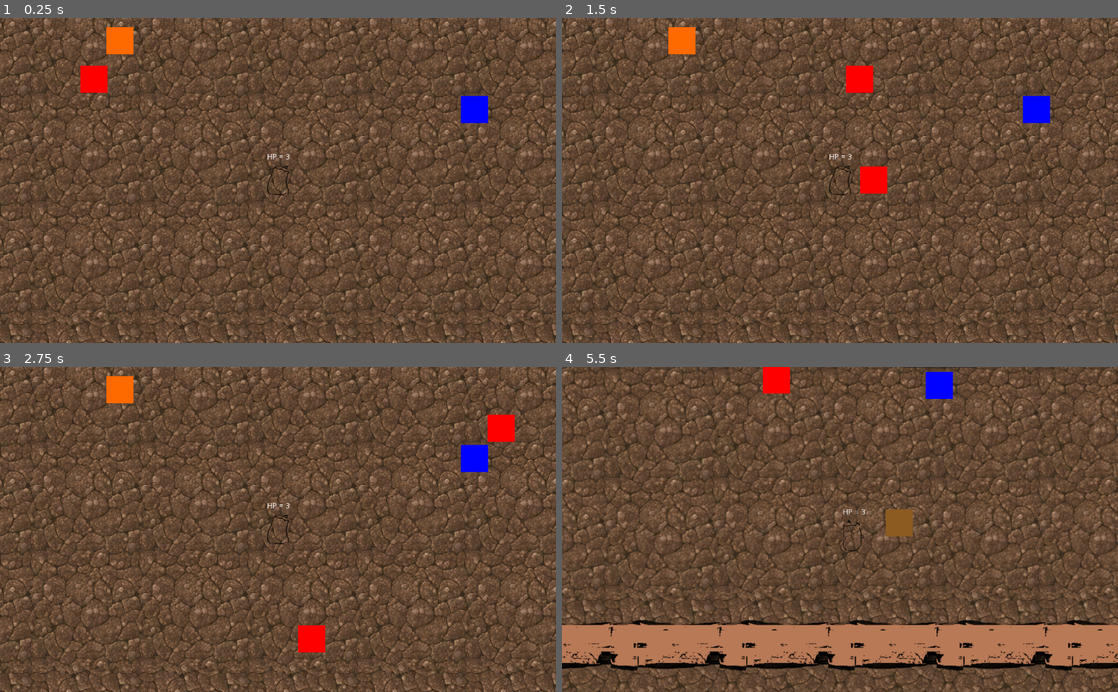
Above: before the commit, frames 1-4 (two rows, left to right).
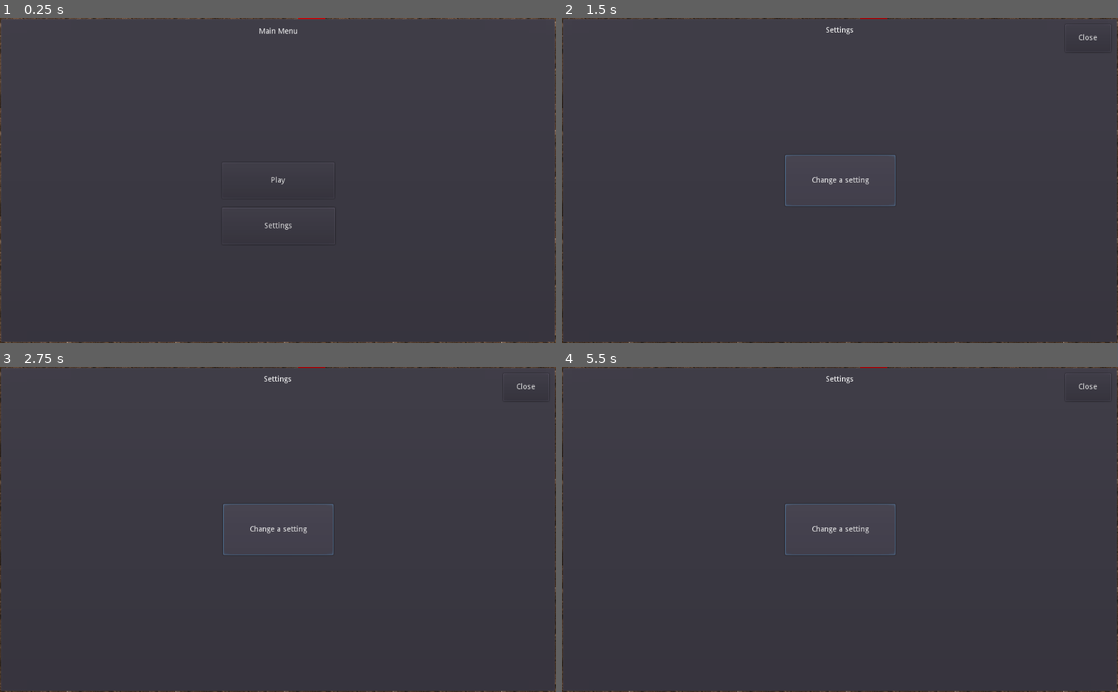
Above: after the commit, the same moments.

Repository: freejelliott/ldjam52
Game: Godot game, scene res://Game.tscn
The game is run twice, just before and just after one commit, with the same random seed, the same clock (stepped at 60 frames per second) and the same inputs.
Inputs (mouse positions are in pixels of both pictures, inside the frame that each line leads up to):
- Up to frame 1 (0.25 s): no input
- Up to frame 2 (1.5 s): click (840, 226) at 0.5 s, where only the run after the commit has a clickable "Settings"; click (840, 180) at 1.25 s, where only the run after the commit has a clickable "Change a setting"
- Up to frame 3 (2.75 s): click (278, 529) at 2 s, where only the run after the commit has a clickable "Play"
- Up to frame 4 (5.5 s): click (840, 529) at 2.75 s, where only the run after the commit has a clickable "Play"; hold D (move_right) 3.53-4.28 s; hold S (move_down) 4.28-5.03 s; hold D (move_right) from 5.03 s (still down)

The runs differ from the first frame. In frame 1, 96% of the frame differs, in the area x 0-100%, y 0-100%; in frame 2, 97%; in frame 3, 97%; in frame 4, 97%.

Commit message:
Menus.

Diff:
--- a/Field.gd
+++ b/Field.gd
@@ -1,14 +1,9 @@
 extends TileMap
 
-
-# Declare member variables here. Examples:
-# var a = 2
-# var b = "text"
 
 var width = 10
 var height = 5
 
-# Called when the node enters the scene tree for the first time.
 func _ready():
     self.cell_size = self.tile_set.tile_get_texture(0).get_size()
     var tile_idx
@@ -20,7 +15,3 @@
             if j == 0 or j == height-1:
                 tile_idx = 2
             self.set_cell(i, j, tile_idx)
-
-# Called every frame. 'delta' is the elapsed time since the previous frame.
-#func _process(delta):
-#    pass
--- a/Game.gd
+++ b/Game.gd
@@ -2,15 +2,16 @@
 
 var Vegetable = preload('res://vegetable/Vegetable.tscn')
 
-
-# Declare member variables here. Examples:
-# var a: int = 2
-# var b: String = "text"
-
 var spawn_start : Vector2
 var spawn_end : Vector2
 
-onready var field = $Field
+onready var main_menu = $Menus/MainMenu
+onready var settings = $Menus/Settings
+onready var game_over = $Menus/GameOver
+
+onready var play_screen = $PlayScreen
+onready var field = $PlayScreen/Field
+onready var hud = $PlayScreen/HUD
 
 # Called when the node enters the scene tree for the first time.
 func _ready() -> void:
@@ -19,15 +20,21 @@
     spawn_end.x = (field.width - 1) * field.cell_size.x
     spawn_end.y = (field.height - 1) * field.cell_size.y
 
+    PlayerStats.connect("no_health", self, "end_game")
 
-# Called every frame. 'delta' is the elapsed time since the previous frame.
-#func _process(delta: float) -> void:
-#    pass
-
+    play_screen.get_tree().paused = true
+    hud.visible = false
+    main_menu.visible = true
 
 func _physics_process(delta: float) -> void:
     #TODO: spawn enemies
     pass
+
+func end_game() -> void:
+    play_screen.get_tree().paused = true
+    hud.visible = false
+    game_over.visible = true
+    #TODO: show the reason for game over and the score
 
 
 func _on_VegetableSpawnTimer_timeout() -> void:
@@ -37,3 +44,36 @@
     new_vegetable.position.x = rand_range(spawn_start.x, spawn_end.x)
     new_vegetable.position.y = rand_range(spawn_start.y, spawn_end.y)
     add_child(new_vegetable)
+
+
+func _on_MainMenu_start_game() -> void:
+    print('start game')
+    main_menu.visible = false
+    play_screen.get_tree().paused = false
+    hud.visible = true
+
+
+func _on_GameOver_restart_game() -> void:
+    get_tree().reload_current_scene()
+    PlayerStats.reset()
+
+
+func _on_Settings_close_settings() -> void:
+    settings.visible = false
+    if !main_menu.visible:
+        play_screen.get_tree().paused = false
+        hud.visible = true
+
+
+func _on_Settings_open_settings() -> void:
+    if game_over.visible or main_menu.visible:
+        return
+    settings.visible = true
+    play_screen.get_tree().paused = true
+    hud.visible = false
+
+
+func _on_MainMenu_open_settings() -> void:
+    settings.visible = true
+    play_screen.get_tree().paused = true
+    hud.visible = false
--- a/Game.tscn
+++ b/Game.tscn
@@ -1,6 +1,7 @@
-[gd_scene load_steps=13 format=2]
+[gd_scene load_steps=17 format=2]
 
 [ext_resource path="res://player/Player.tscn" type="PackedScene" id=1]
+[ext_resource path="res://healthSystem/HealthUI.tscn" type="PackedScene" id=2]
 [ext_resource path="res://den/Den.tscn" type="PackedScene" id=3]
 [ext_resource path="res://harvester/Harvester.tscn" type="PackedScene" id=4]
 [ext_resource path="res://hunter/Hunter.tscn" type="PackedScene" id=5]
@@ -9,6 +10,9 @@
 [ext_resource path="res://Field.gd" type="Script" id=8]
 [ext_resource path="res://dirt_fence2.png" type="Texture" id=9]
 [ext_resource path="res://dirt_fence.png" type="Texture" id=10]
+[ext_resource path="res://menus/Settings.tscn" type="PackedScene" id=11]
+[ext_resource path="res://menus/MainMenu.tscn" type="PackedScene" id=12]
+[ext_resource path="res://menus/GameOver.tscn" type="PackedScene" id=13]
 
 [sub_resource type="ConvexPolygonShape2D" id=2]
 points = PoolVector2Array( 140, 200, 60, 200, 60, 0, 140, 0 )
@@ -77,35 +81,61 @@
 [node name="Game" type="Node2D"]
 script = ExtResource( 6 )
 
-[node name="Field" type="TileMap" parent="."]
+[node name="Menus" type="CanvasLayer" parent="."]
+
+[node name="MainMenu" parent="Menus" instance=ExtResource( 12 )]
+pause_mode = 2
+visible = false
+
+[node name="GameOver" parent="Menus" instance=ExtResource( 13 )]
+pause_mode = 2
+visible = false
+
+[node name="Settings" parent="Menus" instance=ExtResource( 11 )]
+pause_mode = 2
+visible = false
+
+[node name="PlayScreen" type="Node2D" parent="."]
+
+[node name="Field" type="TileMap" parent="PlayScreen"]
 tile_set = SubResource( 1 )
 show_collision = true
 collision_layer = 16
 format = 1
 script = ExtResource( 8 )
 
-[node name="Player" parent="." instance=ExtResource( 1 )]
+[node name="Player" parent="PlayScreen" instance=ExtResource( 1 )]
 position = Vector2( 843, 547 )
+speed = 300
 
-[node name="Den" parent="." instance=ExtResource( 3 )]
+[node name="Den" parent="PlayScreen" instance=ExtResource( 3 )]
 position = Vector2( 1205, 416 )
 
-[node name="Harvester" parent="." instance=ExtResource( 4 )]
+[node name="Harvester" parent="PlayScreen" instance=ExtResource( 4 )]
 position = Vector2( 429, 360 )
 player_path = NodePath("../Player")
 
-[node name="Hunter" parent="." instance=ExtResource( 5 )]
+[node name="Hunter" parent="PlayScreen" instance=ExtResource( 5 )]
 position = Vector2( 552, 289 )
 speed = 100
 player_path = NodePath("../Player")
 
-[node name="Harvester2" parent="." instance=ExtResource( 4 )]
+[node name="Harvester2" parent="PlayScreen" instance=ExtResource( 4 )]
 position = Vector2( 905, 234 )
 player_path = NodePath("../Player")
 horizontal = false
 
-[node name="VegetableSpawnTimer" type="Timer" parent="."]
+[node name="VegetableSpawnTimer" type="Timer" parent="PlayScreen"]
 wait_time = 3.0
 autostart = true
 
-[connection signal="timeout" from="VegetableSpawnTimer" to="." method="_on_VegetableSpawnTimer_timeout"]
+[node name="HUD" type="CanvasLayer" parent="PlayScreen"]
+
+[node name="HealthUI" parent="PlayScreen/HUD" instance=ExtResource( 2 )]
+
+[connection signal="open_settings" from="Menus/MainMenu" to="." method="_on_MainMenu_open_settings"]
+[connection signal="start_game" from="Menus/MainMenu" to="." method="_on_MainMenu_start_game"]
+[connection signal="restart_game" from="Menus/GameOver" to="." method="_on_GameOver_restart_game"]
+[connection signal="close_settings" from="Menus/Settings" to="." method="_on_Settings_close_settings"]
+[connection signal="open_settings" from="Menus/Settings" to="." method="_on_Settings_open_settings"]
+[connection signal="timeout" from="PlayScreen/VegetableSpawnTimer" to="." method="_on_VegetableSpawnTimer_timeout"]
--- a/den/Den.gd
+++ b/den/Den.gd
@@ -1,10 +1,6 @@
 extends Node2D
 
 var Vegetable = preload('res://vegetable/Vegetable.gd')
-
-# Declare member variables here. Examples:
-# var a: int = 2
-# var b: String = "text"
 
 onready var request_timer: Timer = $RequestTimer
 onready var new_request_timer: Timer = $NewRequestTimer
@@ -16,10 +12,8 @@
 var requested_vegetables: Dictionary = {}
 
 
-# Called when the node enters the scene tree for the first time.
 func _ready() -> void:
     control.visible = false
-    pass # Replace with function body.
 
 
 func _process(delta: float) -> void:
--- a/harvester/Harvester.gd
+++ b/harvester/Harvester.gd
@@ -1,9 +1,4 @@
 extends KinematicBody2D
-
-
-# Declare member variables here. Examples:
-# var a: int = 2
-# var b: String = "text"
 
 export var speed = 300
 export var player_path: NodePath
@@ -19,11 +14,6 @@
     if !horizontal:
         direction = Vector2.UP
 
-
-# Called every frame. 'delta' is the elapsed time since the previous frame.
-#func _process(delta: float) -> void:
-#    pass
-
 func _physics_process(delta: float) -> void:
     var collision = move_and_collide(direction * speed * delta)
 
@@ -37,13 +27,12 @@
         elif direction == Vector2.DOWN:
             direction = Vector2.UP
 
-
 func _on_Area2D_area_entered(area:Area2D) -> void:
     if area.collision_layer == 1:
         # Player
         player.drop_all_vegetables()
         stats.health -= 1
-        print (stats.health)
+        # TODO: invincibility frames
     elif area.collision_layer == 1 << 1:
         # Vegetable on ground
         var vegetable = area.get_parent()
--- a/healthSystem/HealthUI.gd
+++ b/healthSystem/HealthUI.gd
@@ -3,12 +3,12 @@
 var hearts = 3 setget set_hearts
 var max_hearts = 3 setget set_max_hearts
 
-onready var label = $Label
+onready var progress = $TextureProgress
 
 func set_hearts(value):
     hearts = clamp(value, 0, max_hearts)
-    if label != null:
-        label.text ="HP = " + str(hearts)
+    if progress != null:
+        progress.value = (hearts/float(max_hearts))*100
 
 func set_max_hearts(value):
     max_hearts = max(value, 1)
--- a/healthSystem/HealthUI.tscn
+++ b/healthSystem/HealthUI.tscn
@@ -1,13 +1,37 @@
-[gd_scene load_steps=2 format=2]
+[gd_scene load_steps=6 format=2]
 
 [ext_resource path="res://healthSystem/HealthUI.gd" type="Script" id=1]
 
+[sub_resource type="Gradient" id=2]
+offsets = PoolRealArray( 0 )
+colors = PoolColorArray( 0, 0, 0, 1 )
+
+[sub_resource type="GradientTexture2D" id=1]
+gradient = SubResource( 2 )
+width = 196
+
+[sub_resource type="Gradient" id=3]
+offsets = PoolRealArray( 0 )
+colors = PoolColorArray( 1, 0, 0.380859, 1 )
+
+[sub_resource type="GradientTexture2D" id=4]
+gradient = SubResource( 3 )
+width = 196
+
 [node name="HealthUI" type="Control"]
-margin_right = 40.0
-margin_bottom = 40.0
+anchor_right = 1.0
+anchor_bottom = 1.0
 script = ExtResource( 1 )
 
-[node name="Label" type="Label" parent="."]
-margin_right = 42.0
-margin_bottom = 14.0
-text = "HP = 3"
+[node name="TextureProgress" type="TextureProgress" parent="."]
+anchor_left = 1.0
+anchor_top = 1.0
+anchor_right = 1.0
+anchor_bottom = 1.0
+margin_left = -204.0
+margin_top = -73.0
+margin_right = -8.0
+margin_bottom = -9.0
+value = 100.0
+texture_under = SubResource( 1 )
+texture_progress = SubResource( 4 )
--- a/healthSystem/Stats.gd
+++ b/healthSystem/Stats.gd
@@ -6,19 +6,12 @@
 signal no_health
 signal health_changed(value)
 
-func set_health(value):
+func set_health(value) -> void:
     health = value
     emit_signal("health_changed", health)
 
     if health <= 0:
         emit_signal("no_health")
 
-# Add to Player.gd when not used:
-#var stats = PlayerStats
-
-#Inside func_read():
-    #Connect signal
-    #stats.connect("no_health", self, "queue_free")
-
-#func _on_Hurtbox_area_entered(area):
-    #stats.health -= 1
+func reset() -> void:
+    health = max_health
--- a/hunter/Hunter.gd
+++ b/hunter/Hunter.gd
@@ -1,9 +1,4 @@
 extends Node2D
-
-
-# Declare member variables here. Examples:
-# var a: int = 2
-# var b: String = "text"
 
 export var speed = 300
 export var player_path : NodePath
@@ -11,16 +6,6 @@
 onready var player = get_node(player_path)
 onready var area: Area2D = $Area2D
 onready var eating_timer: Timer = $EatingTimer
-
-# Called when the node enters the scene tree for the first time.
-func _ready() -> void:
-    pass # Replace with function body.
-
-
-# Called every frame. 'delta' is the elapsed time since the previous frame.
-#func _process(delta: float) -> void:
-#    pass
-
 
 func _physics_process(delta: float) -> void:
     if !eating_timer.is_stopped():
--- /dev/null
+++ b/menus/GameOver.gd
@@ -0,0 +1,6 @@
+extends Control
+
+signal restart_game
+
+func _on_RestartButton_pressed() -> void:
+    emit_signal('restart_game')
--- /dev/null
+++ b/menus/GameOver.tscn
@@ -0,0 +1,33 @@
+[gd_scene load_steps=2 format=2]
+
+[ext_resource path="res://menus/GameOver.gd" type="Script" id=1]
+
+[node name="GameOver" type="Control"]
+anchor_right = 1.0
+anchor_bottom = 1.0
+script = ExtResource( 1 )
+
+[node name="PanelContainer" type="PanelContainer" parent="."]
+anchor_right = 1.0
+anchor_bottom = 1.0
+
+[node name="Label" type="Label" parent="."]
+anchor_right = 1.0
+margin_top = 14.0
+margin_bottom = 45.0
+text = "Game Over
+"
+align = 1
+
+[node name="RestartButton" type="Button" parent="."]
+anchor_left = 0.5
+anchor_top = 0.5
+anchor_right = 0.5
+anchor_bottom = 0.5
+margin_left = -103.5
+margin_top = -47.5
+margin_right = 103.5
+margin_bottom = 47.5
+text = "Restart"
+
+[connection signal="pressed" from="RestartButton" to="." method="_on_RestartButton_pressed"]
--- /dev/null
+++ b/menus/MainMenu.gd
@@ -0,0 +1,11 @@
+extends Control
+
+signal start_game
+signal open_settings
+
+func _on_PlayButton_pressed() -> void:
+    emit_signal('start_game')
+
+
+func _on_SettingsButton_pressed() -> void:
+	emit_signal('open_settings')
--- /dev/null
+++ b/menus/MainMenu.tscn
@@ -0,0 +1,47 @@
+[gd_scene load_steps=2 format=2]
+
+[ext_resource path="res://menus/MainMenu.gd" type="Script" id=1]
+
+[node name="MainMenu" type="Control"]
+anchor_right = 1.0
+anchor_bottom = 1.0
+script = ExtResource( 1 )
+
+[node name="PanelContainer" type="PanelContainer" parent="."]
+anchor_right = 1.0
+anchor_bottom = 1.0
+
+[node name="Label" type="Label" parent="."]
+anchor_right = 1.0
+margin_left = 1.0
+margin_top = 18.0
+margin_right = 1.0
+margin_bottom = 49.0
+text = "Main Menu
+"
+align = 1
+
+[node name="PlayButton" type="Button" parent="."]
+anchor_left = 0.5
+anchor_top = 0.5
+anchor_right = 0.5
+anchor_bottom = 0.5
+margin_left = -103.5
+margin_top = -33.0
+margin_right = 103.5
+margin_bottom = 33.0
+text = "Play"
+
+[node name="SettingsButton" type="Button" parent="."]
+anchor_left = 0.5
+anchor_top = 0.609
+anchor_right = 0.5
+anchor_bottom = 0.609
+margin_left = -103.0
+margin_top = -15.4
+margin_right = 105.0
+margin_bottom = 52.6
+text = "Settings"
+
+[connection signal="pressed" from="PlayButton" to="." method="_on_PlayButton_pressed"]
+[connection signal="pressed" from="SettingsButton" to="." method="_on_SettingsButton_pressed"]
--- /dev/null
+++ b/menus/Settings.gd
@@ -0,0 +1,18 @@
+extends Control
+
+signal close_settings
+signal open_settings
+
+func _unhandled_input(event: InputEvent) -> void:
+    if event.is_action_pressed('settings'):
+        if visible:
+            emit_signal('close_settings')
+        else:
+            emit_signal('open_settings')
+
+func _on_CloseSettingsButton_pressed() -> void:
+    emit_signal('close_settings')
+
+
+func _on_ChangeSettingButton_pressed() -> void:
+    pass
--- /dev/null
+++ b/menus/Settings.tscn
@@ -0,0 +1,45 @@
+[gd_scene load_steps=2 format=2]
+
+[ext_resource path="res://menus/Settings.gd" type="Script" id=1]
+
+[node name="Settings" type="Control"]
+anchor_right = 1.0
+anchor_bottom = 1.0
+script = ExtResource( 1 )
+
+[node name="PanelContainer" type="PanelContainer" parent="."]
+anchor_right = 1.0
+anchor_bottom = 1.0
+
+[node name="Label" type="Label" parent="."]
+anchor_right = 1.0
+margin_top = 16.0
+margin_bottom = 47.0
+text = "Settings
+"
+align = 1
+
+[node name="ChangeSettingButton" type="Button" parent="."]
+anchor_left = 0.5
+anchor_top = 0.5
+anchor_right = 0.5
+anchor_bottom = 0.5
+margin_left = -101.5
+margin_top = -47.0
+margin_right = 101.5
+margin_bottom = 47.0
+rect_pivot_offset = Vector2( 216.5, 108 )
+text = "Change a setting"
+
+[node name="CloseSettingsButton" type="Button" parent="."]
+anchor_left = 1.0
+anchor_right = 1.0
+margin_left = -97.0
+margin_top = 12.0
+margin_right = -13.0
+margin_bottom = 63.0
+rect_pivot_offset = Vector2( 216.5, 108 )
+text = "Close"
+
+[connection signal="pressed" from="ChangeSettingButton" to="." method="_on_ChangeSettingButton_pressed"]
+[connection signal="pressed" from="CloseSettingsButton" to="." method="_on_CloseSettingsButton_pressed"]
--- a/player/Player.gd
+++ b/player/Player.gd
@@ -1,37 +1,24 @@
-extends RigidBody2D
-
-
-# Declare member variables here. Examples:
-# var a: int = 2
-# var b: String = "text"
+extends KinematicBody2D
 
 # The first vegetable in the array is furthest away from the player.
 var vegetables: Array = []
 
-export var force = 100
+export var speed = 100
 
-# Called when the node enters the scene tree for the first time.
-func _ready() -> void:
-    pass # Replace with function body.
+func _physics_process(delta: float) -> void:
+    var velocity = Vector2.ZERO
+    if Input.is_action_pressed('move_down'):
+        velocity.y = 1
+    if Input.is_action_pressed('move_left'):
+        velocity.x = -1
+    if Input.is_action_pressed('move_right'):
+        velocity.x = 1
+    if Input.is_action_pressed('move_up'):
+        velocity.y = -1
 
+    velocity = velocity.normalized()
+    move_and_slide(velocity * speed)
 
-# Called every frame. 'delta' is the elapsed time since the previous frame.
-func _process(delta: float) -> void:
-   pass
-
-func _integrate_forces(state) -> void:
-    var exert = Vector2.ZERO
-    if Input.is_action_pressed('move_down'):
-        exert.y = 1
-    if Input.is_action_pressed('move_left'):
-        exert.x = -1
-    if Input.is_action_pressed('move_right'):
-        exert.x = 1
-    if Input.is_action_pressed('move_up'):
-        exert.y = -1
-
-    exert = exert.normalized()
-    applied_force = exert*force
 
 func get_vegetables():
     return vegetables
@@ -58,7 +45,8 @@
 
 
 func _on_Area2D_area_entered(area:Area2D) -> void:
-    area.collision_layer = 1 << 3  # Put vegetable on following_vegetables layer so it isn't picked up again.
+    # Put vegetable on following_vegetables layer so it isn't picked up again.
+    area.collision_layer = 1 << 3
     var vegetable = area.get_parent()
 
     vegetable.set_follow_target(self)
--- a/player/Player.tscn
+++ b/player/Player.tscn
@@ -1,8 +1,7 @@
-[gd_scene load_steps=12 format=2]
+[gd_scene load_steps=11 format=2]
 
 [ext_resource path="res://player/test sprite sheet.png" type="Texture" id=1]
 [ext_resource path="res://player/Player.gd" type="Script" id=2]
-[ext_resource path="res://healthSystem/HealthUI.tscn" type="PackedScene" id=3]
 
 [sub_resource type="CircleShape2D" id=9]
 radius = 28.0
@@ -45,12 +44,8 @@
 "speed": 5.0
 } ]
 
-[node name="Player" type="RigidBody2D"]
+[node name="Player" type="KinematicBody2D"]
 collision_mask = 16
-mode = 2
-mass = 0.1
-gravity_scale = 0.0
-linear_damp = 5.0
 script = ExtResource( 2 )
 
 [node name="CollisionShape2D" type="CollisionShape2D" parent="."]
@@ -64,7 +59,7 @@
 [node name="AnimatedSprite" type="AnimatedSprite" parent="."]
 scale = Vector2( 0.167442, 0.181579 )
 frames = SubResource( 1 )
-frame = 2
+frame = 1
 playing = true
 
 [node name="Area2D" type="Area2D" parent="."]
@@ -73,10 +68,4 @@
 [node name="CollisionShape2D" type="CollisionShape2D" parent="Area2D"]
 shape = SubResource( 9 )
 
-[node name="HealthUI" parent="." instance=ExtResource( 3 )]
-margin_left = -19.685
-margin_top = -49.685
-margin_right = 20.315
-margin_bottom = -35.685
-
 [connection signal="area_entered" from="Area2D" to="." method="_on_Area2D_area_entered"]
--- a/project.godot
+++ b/project.godot
@@ -53,6 +53,11 @@
 "events": [ Object(InputEventKey,"resource_local_to_scene":false,"resource_name":"","device":0,"alt":false,"shift":false,"control":false,"meta":false,"command":false,"pressed":false,"scancode":83,"physical_scancode":0,"unicode":0,"echo":false,"script":null)
  ]
 }
+settings={
+"deadzone": 0.5,
+"events": [ Object(InputEventKey,"resource_local_to_scene":false,"resource_name":"","device":0,"alt":false,"shift":false,"control":false,"meta":false,"command":false,"pressed":false,"scancode":16777217,"physical_scancode":0,"unicode":0,"echo":false,"script":null)
+ ]
+}
 
 [layer_names]
 
--- a/vegetable/Vegetable.gd
+++ b/vegetable/Vegetable.gd
@@ -1,9 +1,4 @@
 extends Node2D
-
-
-# Declare member variables here. Examples:
-# var a: int = 2
-# var b: String = "text"
 
 enum VegetableType {
     Tomato
@@ -20,7 +15,6 @@
 
 var follow_target: Node2D
 
-# Called when the node enters the scene tree for the first time.
 func _ready() -> void:
     var gradient: GradientTexture = sprite.texture
     var color: Color
@@ -38,12 +32,6 @@
 func set_follow_target(target):
     follow_target = target
 
-
-# Called every frame. 'delta' is the elapsed time since the previous frame.
-#func _process(delta: float) -> void:
-#    pass
-
-
 func _physics_process(delta: float) -> void:
     if follow_target:
         var velocity = follow_target.position - position
